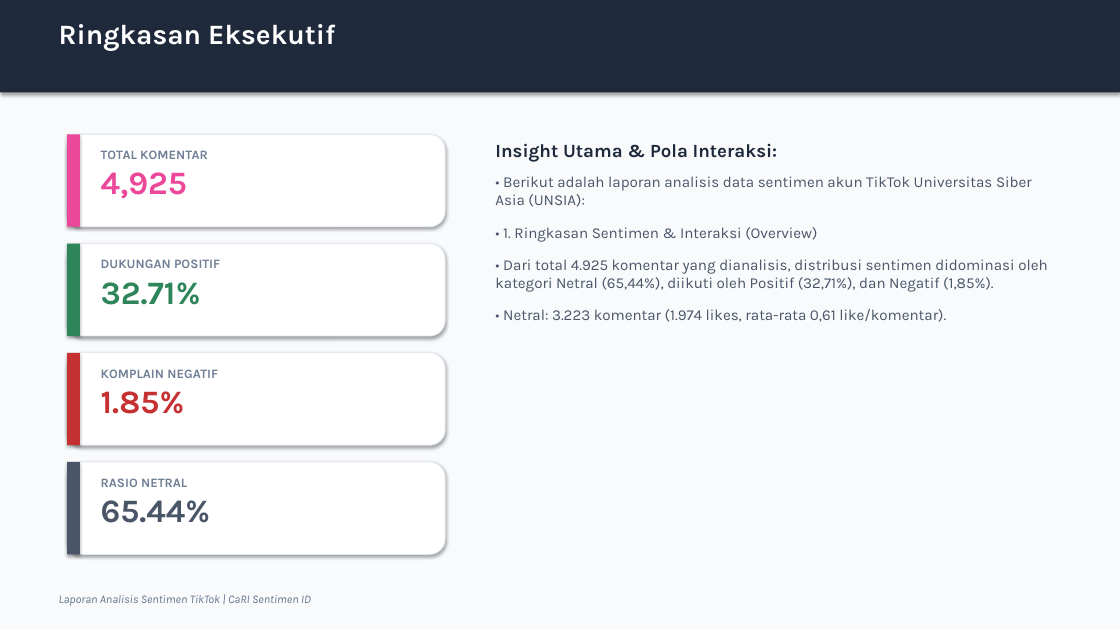
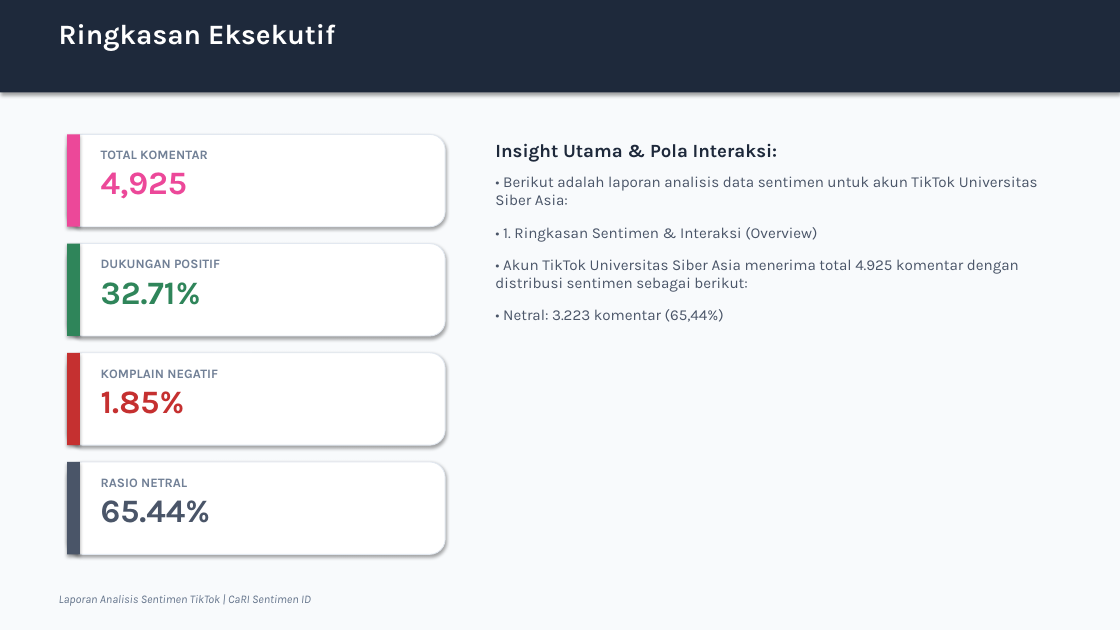
Before and after one commit to pengikut-raja-capybara/cari-sentimen-id-output, a slide deck: slide 2 of tiktok-unsia-analysis-experiment/reports/report_tiktok-universitas-siber-asia.pptx. Drawn at 1120x630 pixels with LibreOffice and Linux fonts; fonts in the diff are those of the drawing. Boxes give left, top, right and bottom in pixels: in the first picture for what was removed or moved away, otherwise in the second. Text is boxed around its words. In the diff, an @@ line names an element or a change of style, - is before the commit and + after.

Commit message:
update tiktok sentimen analysis result - experiment

```diff
--- a/tiktok-unsia-analysis-experiment/reports/report_tiktok-universitas-siber-asia.pptx
+++ b/tiktok-unsia-analysis-experiment/reports/report_tiktok-universitas-siber-asia.pptx
@@ text at (495,176,1038,205): text changed @@
-• Berikut adalah laporan analisis data sentimen akun TikTok Universitas Siber Asia (UNSIA):
+• Berikut adalah laporan analisis data sentimen untuk akun TikTok Universitas Siber Asia:
@@ text at (495,259,1019,322): text changed @@
-• Dari total 4.925 komentar yang dianalisis, distribusi sentimen didominasi oleh kategori Netral (65,44%), diikuti oleh Positif (32,71%), dan Negatif (1,85%).
-• Netral: 3.223 komentar (1.974 likes, rata-rata 0,61 like/komentar).
+• Akun TikTok Universitas Siber Asia menerima total 4.925 komentar dengan distribusi sentimen sebagai berikut:
+• Netral: 3.223 komentar (65,44%)
```
Also in this commit, not shown: 1 other slide changed, 7 other files.
